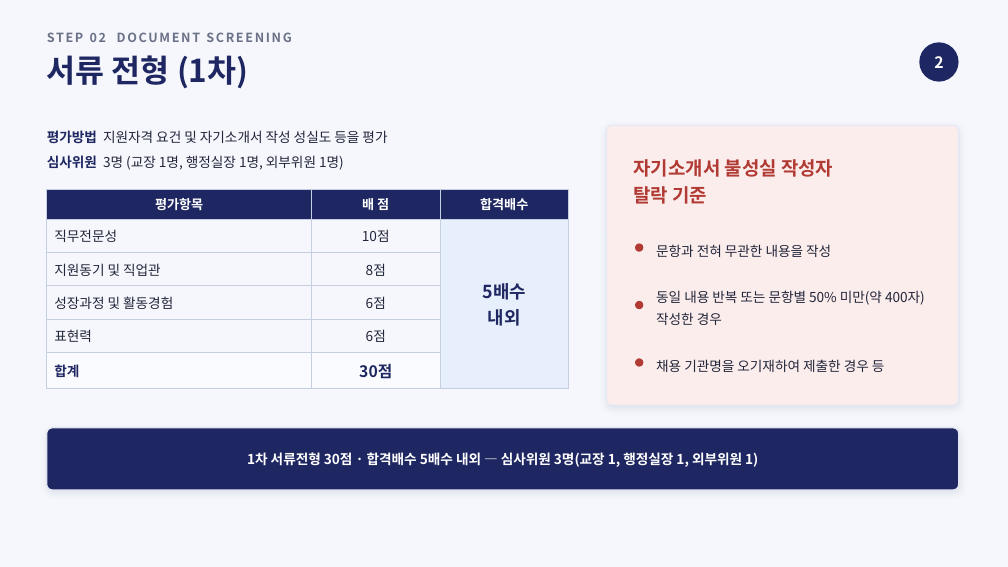
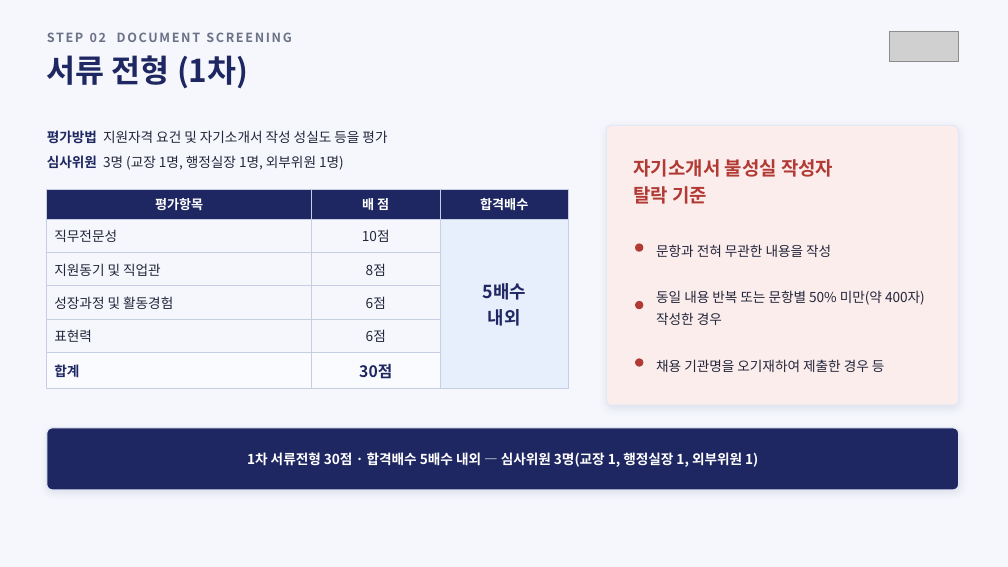
Before and after one commit to sogood459-max/miracle-guy, a slide deck: slide 7 of docs/2027년_사무직원_채용계획안_A_우측엠블럼.pptx. Drawn at 1008x567 pixels with LibreOffice and Linux fonts; fonts in the diff are those of the drawing; grey boxes stand for pictures. Boxes give left, top, right and bottom in pixels: in the first picture for what was removed or moved away, otherwise in the second. Text is boxed around its words. In the diff, an @@ line names an element or a change of style, - is before the commit and + after.

```diff
--- a/docs/2027년_사무직원_채용계획안_A_우측엠블럼.pptx
+++ b/docs/2027년_사무직원_채용계획안_A_우측엠블럼.pptx
@@ picture added at [889,32,959,61] @@
@@ ellipse removed at [920,42,959,82] @@
@@ text removed at [934,56,943,68] @@
-2
```
Also in this commit, not shown: 9 other slides changed, 2 other files.
